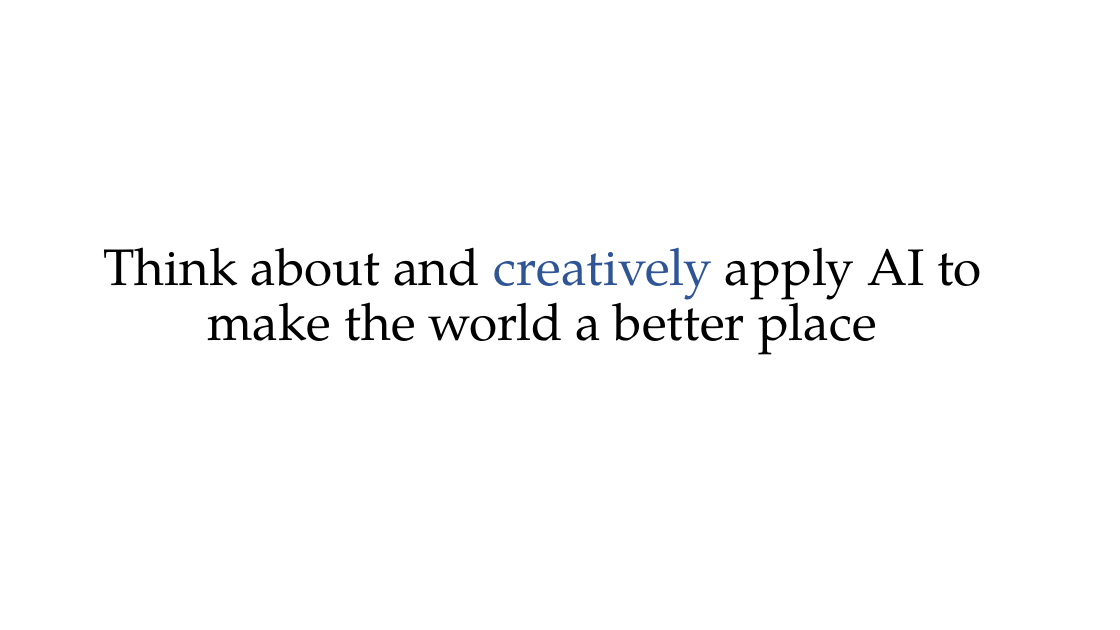
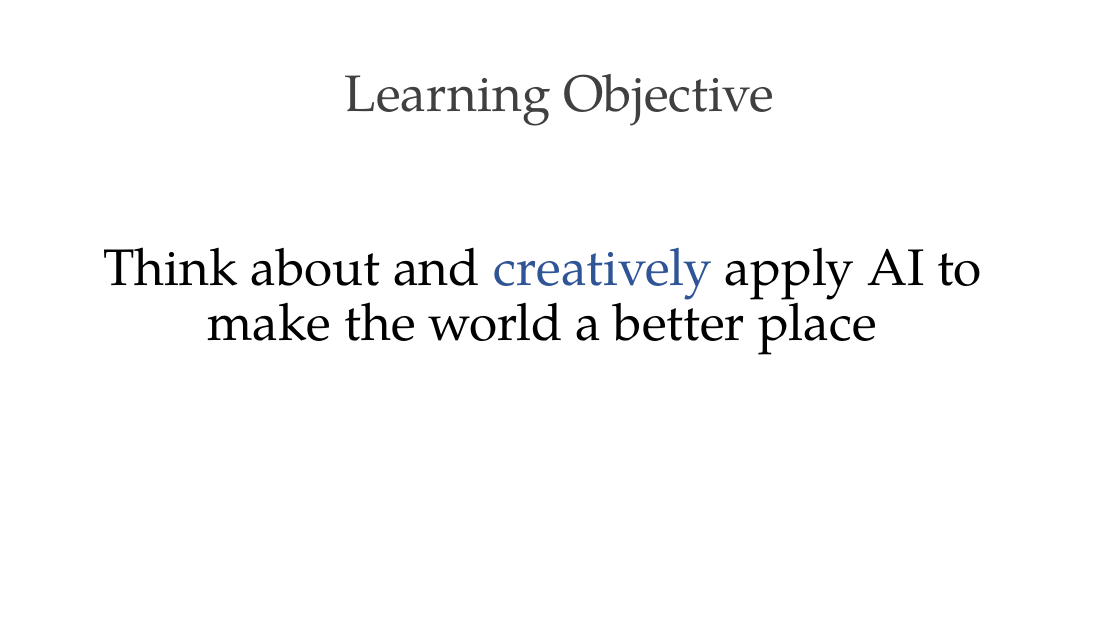
Before and after one commit to PracticumAI/what_is_ai, a slide deck: slide 31 of presentations/01_practicum_intro.pptx (slide 2 before the commit). Drawn at 1120x630 pixels with LibreOffice and Linux fonts; fonts in the diff are those of the drawing. Boxes give left, top, right and bottom in pixels: in the first picture for what was removed or moved away, otherwise in the second. Text is boxed around its words. In the diff, an @@ line names an element or a change of style, - is before the commit and + after.

```diff
--- a/presentations/01_practicum_intro.pptx
+++ b/presentations/01_practicum_intro.pptx
@@ title added at <box>345,74,774,126</box>, 44 pt, text #404040 @@
+Learning Objective
```
Also in this commit, not shown: 1 other slide changed, 4 slides added, 1 slide removed, 1 other file.
